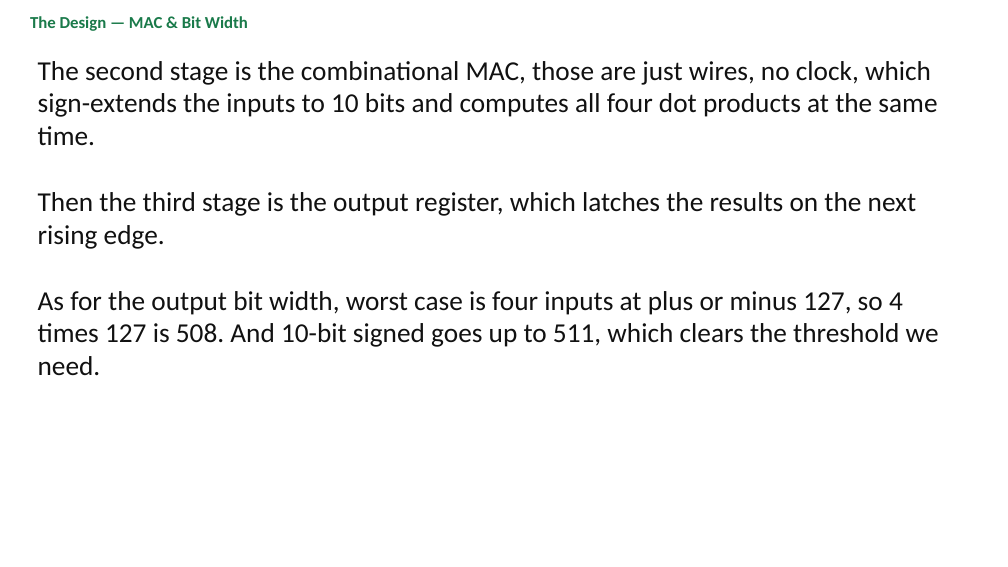
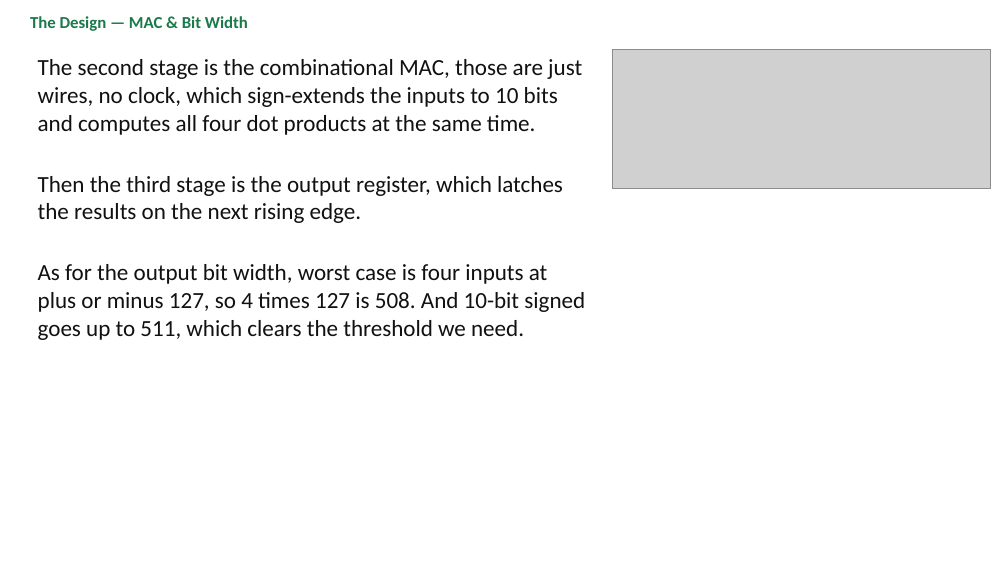
Before and after one commit to BaoPSU/ECE410-HW4AI, a slide deck: slide 4 of codefest/cf06/presentation/cf06_cllm_slides.pptx. Drawn at 1008x567 pixels with LibreOffice and Linux fonts; fonts in the diff are those of the drawing; grey boxes stand for pictures. Boxes give left, top, right and bottom in pixels: in the first picture for what was removed or moved away, otherwise in the second. Text is boxed around its words. In the diff, an @@ line names an element or a change of style, - is before the commit and + after.

```diff
--- a/codefest/cf06/presentation/cf06_cllm_slides.pptx
+++ b/codefest/cf06/presentation/cf06_cllm_slides.pptx
@@ text "The second stage is the ..." at [38,59,585,340]: size 26 to 22 pt @@
@@ picture added at [613,49,991,189] @@
```
Also in this commit, not shown: 5 other slides changed, 1 other file.
